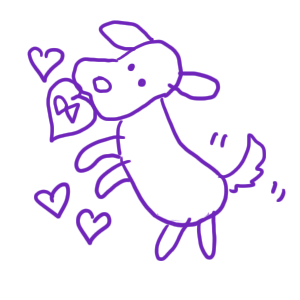
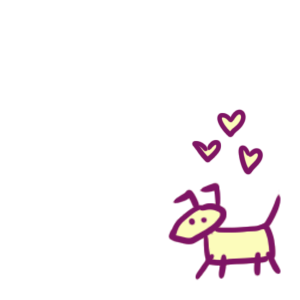
Layered file, before and after one edit (w=300, h=300). Changes by layer:
added layer "Layer 17" above "Layer 18" over [168, 108, 283, 281]
added layer "Layer 18" above "d" over [169, 109, 280, 280]
moved "Layer 9" into group "2" over [27, 20, 286, 281]
moved "Layer 9 copy" into group "2" over [27, 20, 286, 262]
